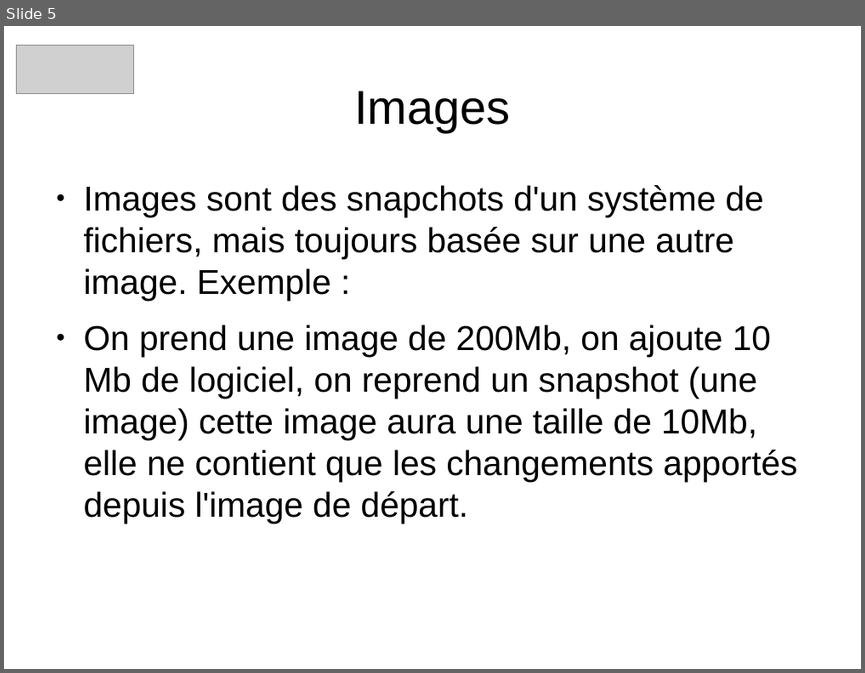
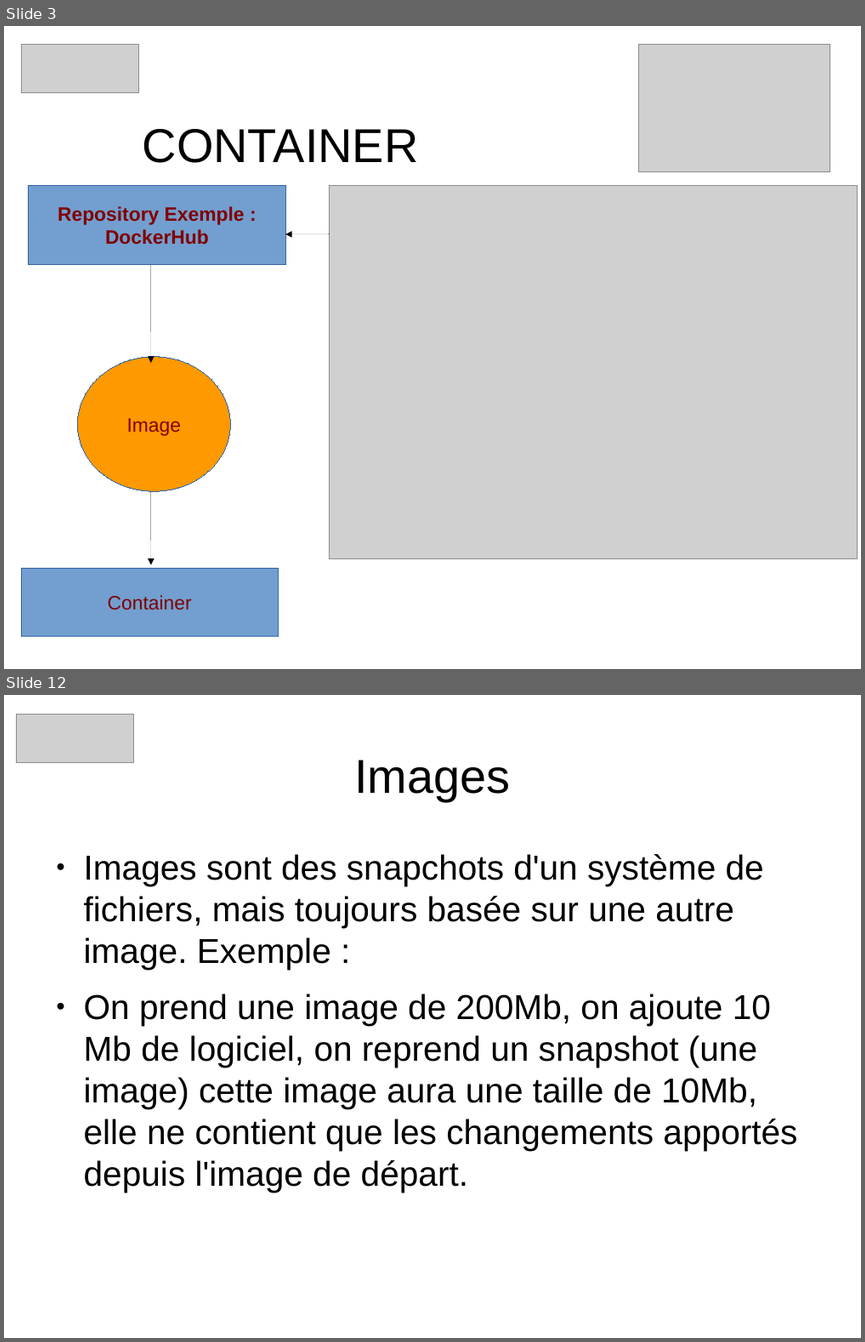
Before and after one commit to heylve/current, a slide deck: Rencontre_devs/docker_dev_conf_20_11_2017.odp. Shown one above the other, each under a label of ours: slide 5 before the commit, slides 3 and 12 after it; the slides between them are not shown. The pictures are 865x673 and 865x1342 pixels, drawn with LibreOffice and Linux fonts; fonts in the diff are those of the drawing; grey boxes stand for pictures. Boxes give left, top, right and bottom in pixels: in the first picture for what was removed or moved away, otherwise in the second. Text is boxed around its words. In the diff, an @@ line names an element or a change of style, - is before the commit and + after.

Commit message:
docker pres ..

```diff
--- a/Rencontre_devs/docker_dev_conf_20_11_2017.odp
+++ b/Rencontre_devs/docker_dev_conf_20_11_2017.odp
@@ slide 3 added at (4, 26, 861, 669), background #FFFFFF @@
@@ picture added at (21, 45, 138, 93) @@
@@ picture added at (638, 45, 830, 172) @@
@@ title added at (143, 129, 419, 163), 44 pt, text #000000 @@
+CONTAINER
@@ rectangle added at (28, 186, 285, 265), fill #729FCF, outline #3465A4 0 pt, 18 pt, text #800000, bold @@
+Repository Exemple :
+DockerHub
@@ picture added at (330, 186, 857, 559) @@
@@ arrow added from (330, 234) to (285, 234), #000000 0 pt @@
@@ arrow added from (151, 265) to (151, 363), #000000 0 pt @@
@@ ellipse added at (77, 357, 230, 491), fill #FF9900, outline #3465A4 0 pt, 18 pt, text #800000 @@
+Image
@@ arrow added from (151, 491) to (151, 565), #000000 0 pt @@
@@ rectangle added at (21, 568, 279, 636), fill #729FCF, outline #3465A4 0 pt, 18 pt, text #800000 @@
+Container
@@ what was slide 5 is now slide 12 @@
```
Also in this commit, not shown: 4 slides changed, 8 other slides added, 1 slide removed.
